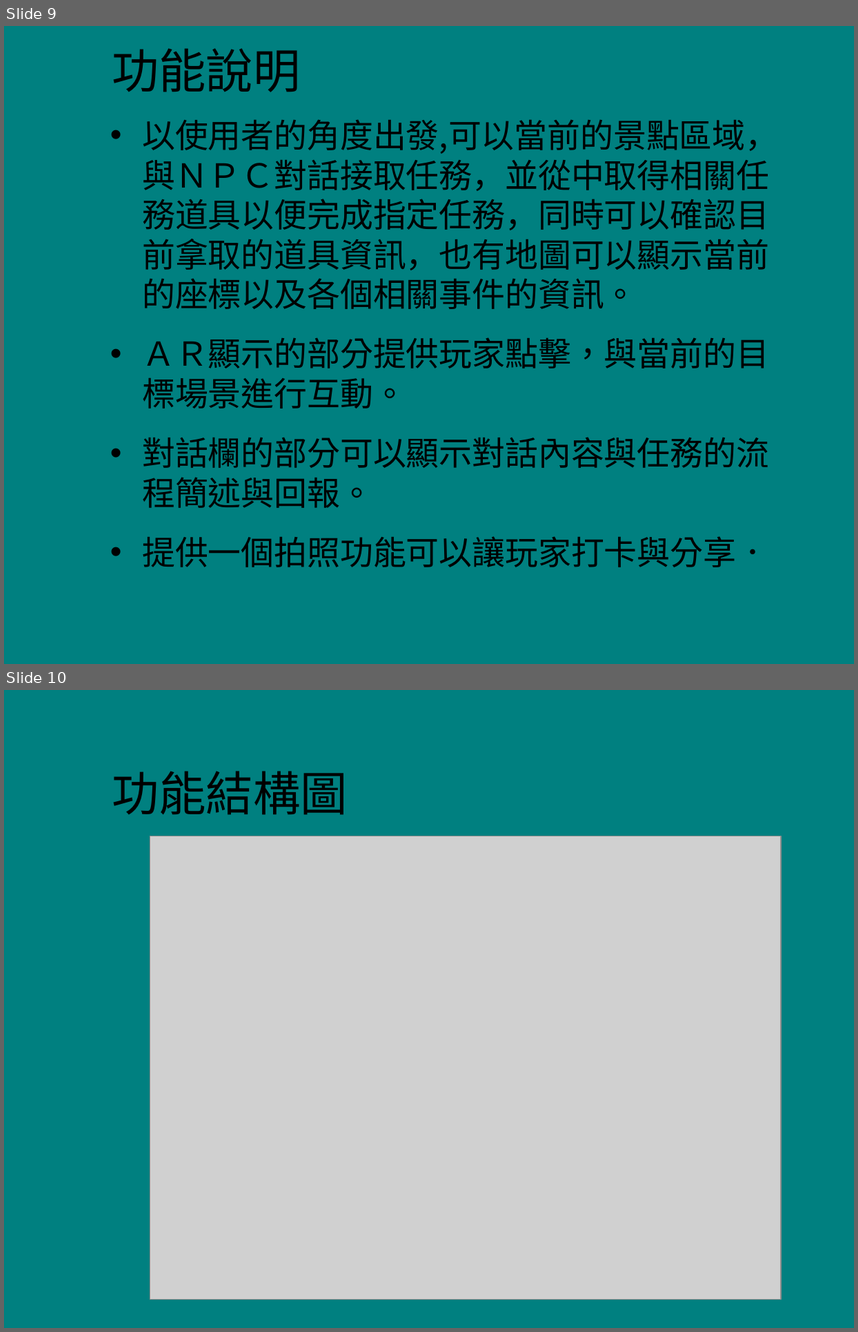
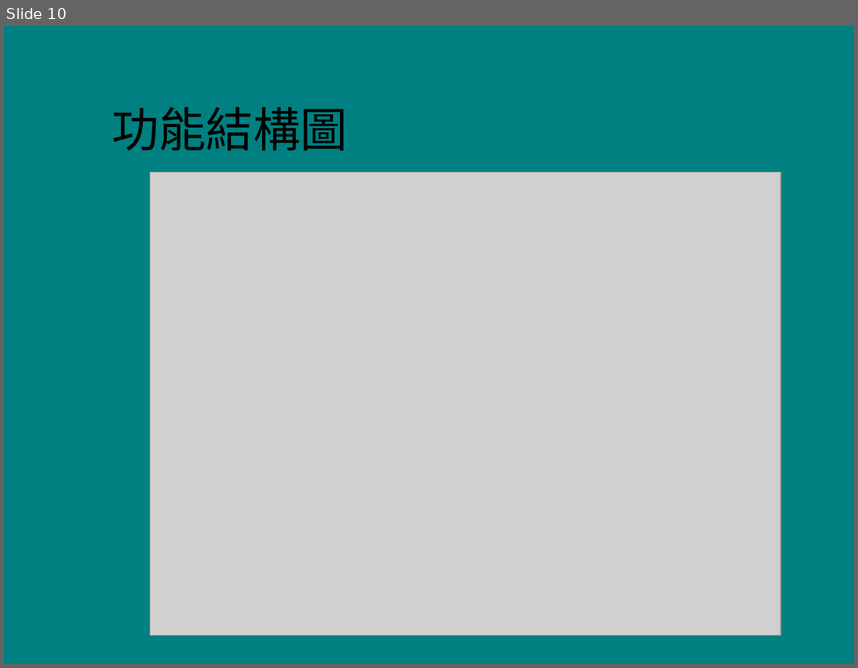
Before and after one commit to 02543420/107_SE_Team-12, a slide deck: 107_SE_Team12_AR RPG結合區域行銷.pptx. Shown one above the other, each under a label of ours: slides 9 and 10 before the commit, slide 10 after it. The pictures are 858x1332 and 858x668 pixels, drawn with LibreOffice and Linux fonts; fonts in the diff are those of the drawing; grey boxes stand for pictures; background and template pictures are left out. Boxes give left, top, right and bottom in pixels: in the first picture for what was removed or moved away, otherwise in the second. Text is boxed around its words. In the diff, an @@ line names an element or a change of style, - is before the commit and + after.

Commit message:
用詞修正，ppt內容追加

```diff
--- a/107_SE_Team12_AR RPG結合區域行銷.pptx
+++ b/107_SE_Team12_AR RPG結合區域行銷.pptx
@@ slide 9 removed at box(4, 26, 854, 664), background picture (left out) @@
@@ title removed at box(112, 48, 301, 92) @@
-功能說明
@@ text removed at box(142, 119, 778, 567) @@
-• 以使用者的角度出發,可以當前的景點區域，與ＮＰＣ對話接取任務，並從中取得相關任務道具以便完成指定任務，同時可以確認目前拿取的道具資訊，也有地圖可以顯示當前的座標以及各個相關事件的資訊。
-• ＡＲ顯示的部分提供玩家點擊，與當前的目標場景進行互動。
-• 對話欄的部分可以顯示對話內容與任務的流程簡述與回報。
-• 提供一個拍照功能可以讓玩家打卡與分享．
```
Also in this commit, not shown: 5 slides changed, 4 slides added, 1 other slide removed, 1 other file.
